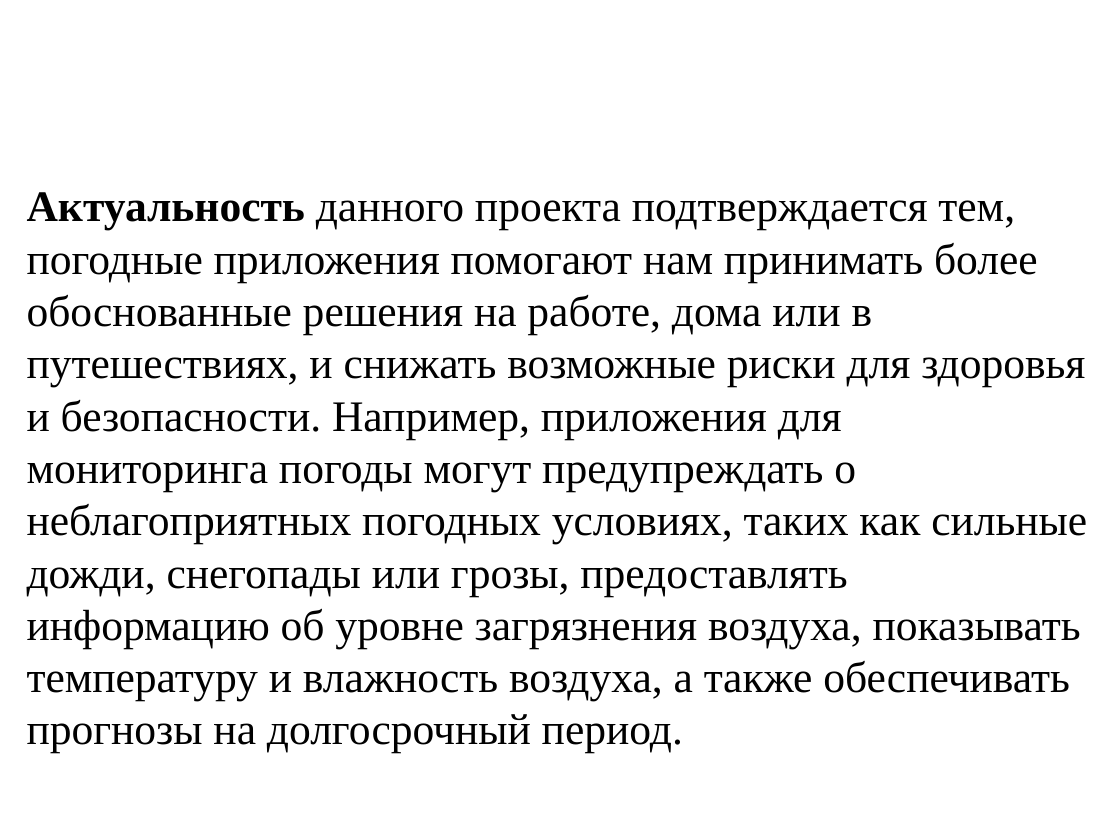
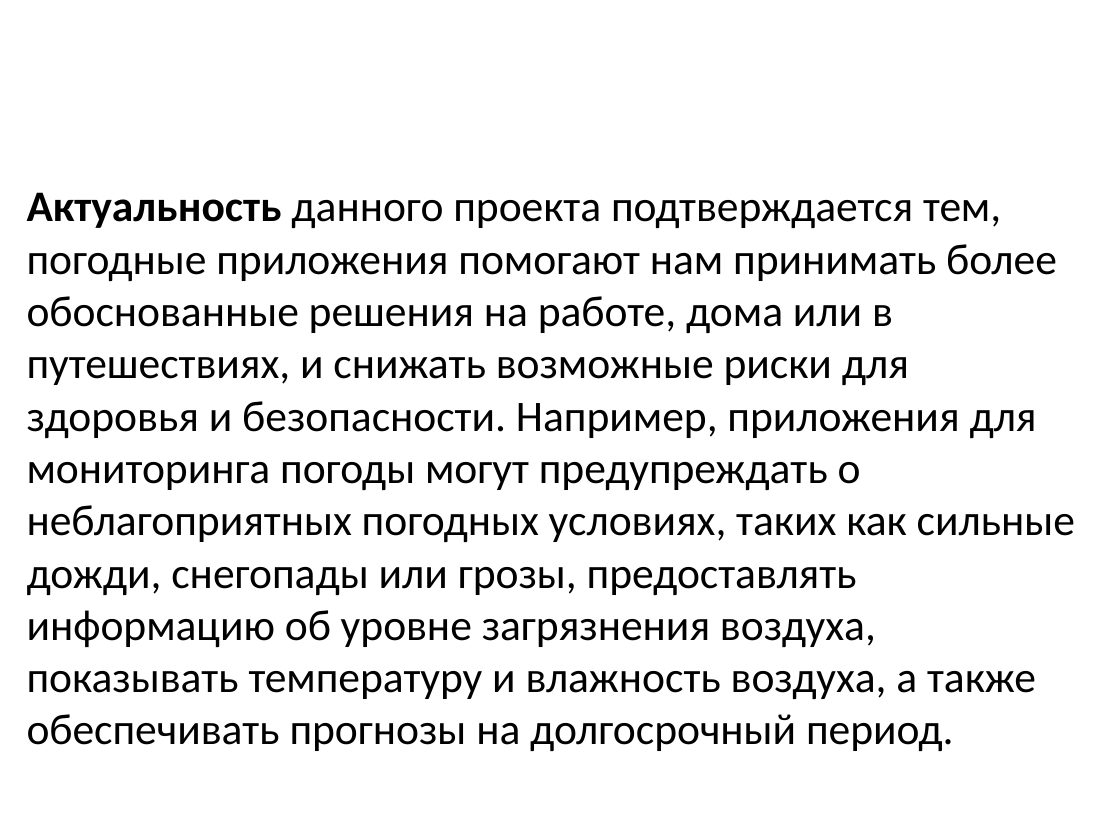
Before and after one commit to rad1anttt/kursa4-_-, a slide deck: slide 2 of Кузьмин презентация.pptx. Drawn at 1120x840 pixels with LibreOffice and Linux fonts; fonts in the diff are those of the drawing; background and template pictures are left out. Boxes give left, top, right and bottom in pixels: in the first picture for what was removed or moved away, otherwise in the second. Text is boxed around its words. In the diff, an @@ line names an element or a change of style, - is before the commit and + after.

```diff
--- a/Кузьмин презентация.pptx
+++ b/Кузьмин презентация.pptx
@@ text "Актуальность данного проекта подтверждается тем, ..." at [27,192,1075,751]: font Times New Roman to Calibri @@
```
Also in this commit, not shown: 10 other slides changed, 3 slides added, 2 slides removed, 1 other file.
